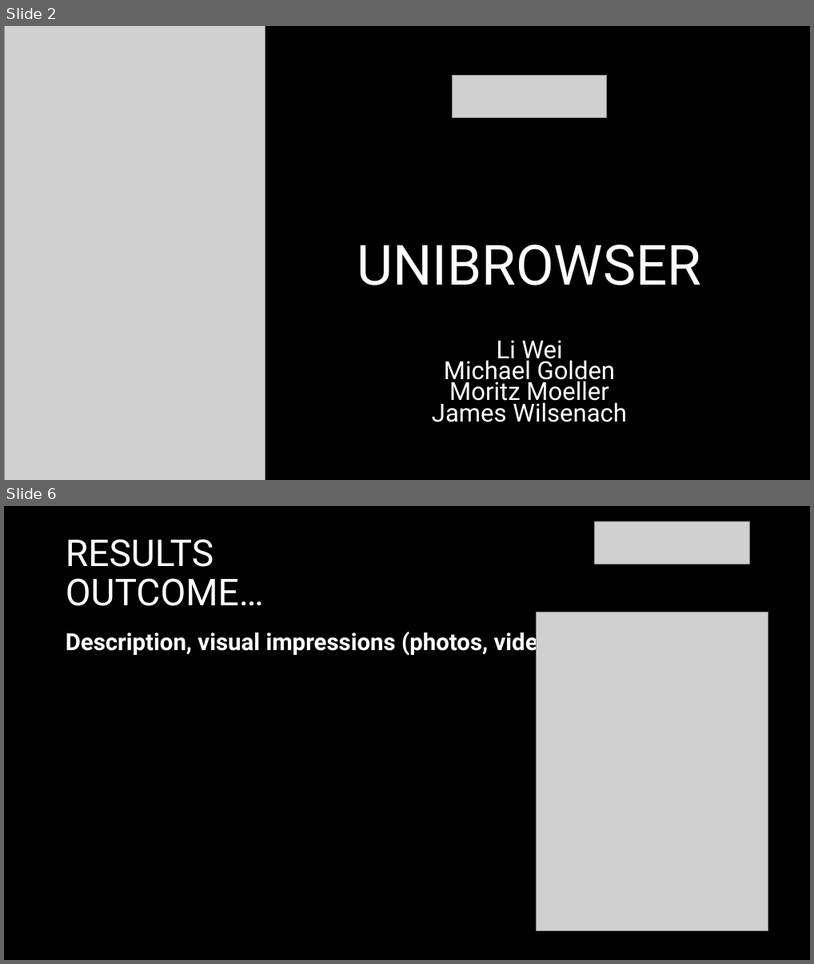
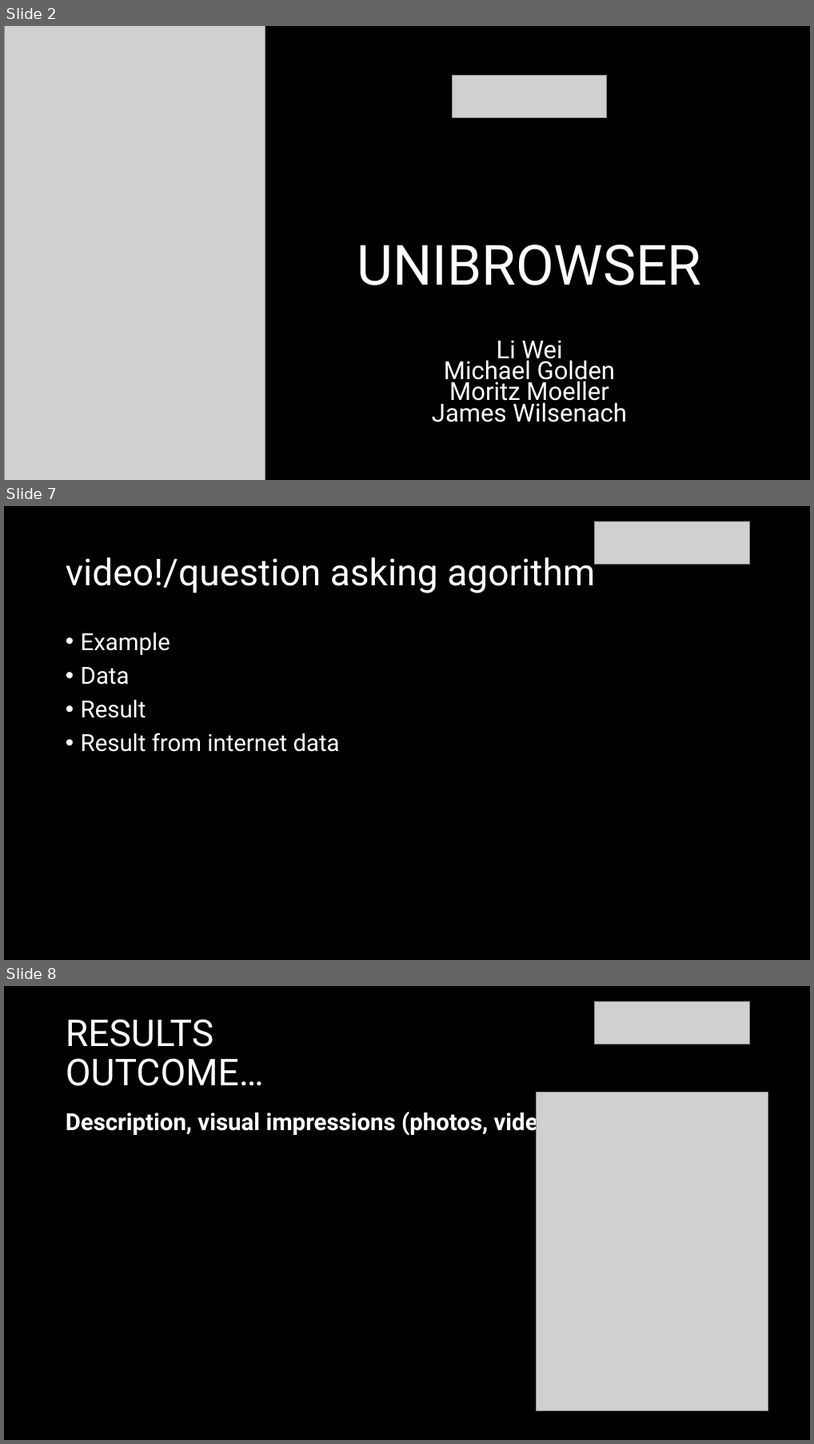
Before and after one commit to michaelgoldendev/unibrowser, a slide deck: presentation/unibrowser-presentation.pptx. Shown one above the other, each under a label of ours: slides 2 and 6 before the commit, slides 2, 7 and 8 after it; the slides between them are not shown. The pictures are 814x964 and 814x1444 pixels, drawn with LibreOffice and Linux fonts; fonts in the diff are those of the drawing; grey boxes stand for pictures. Boxes give left, top, right and bottom in pixels: in the first picture for what was removed or moved away, otherwise in the second. Text is boxed around its words. In the diff, an @@ line names an element or a change of style, - is before the commit and + after.

```diff
--- a/presentation/unibrowser-presentation.pptx
+++ b/presentation/unibrowser-presentation.pptx
@@ slide 7 added at <box>4,506,810,960</box>, background #000000 @@
@@ picture added at <box>595,521,750,564</box> @@
@@ title added at <box>66,552,595,593</box>, 44 pt, text #FFFFFF @@
+video!/question asking agorithm
@@ text added at <box>81,632,340,752</box>, 28 pt, text #FFFFFF @@
+• Example
+• Data
+• Result
+• Result from internet data
@@ what was slide 6 is now slide 8 @@
```
Also in this commit, not shown: 4 slides changed, 1 other slide added, 1 other file.
